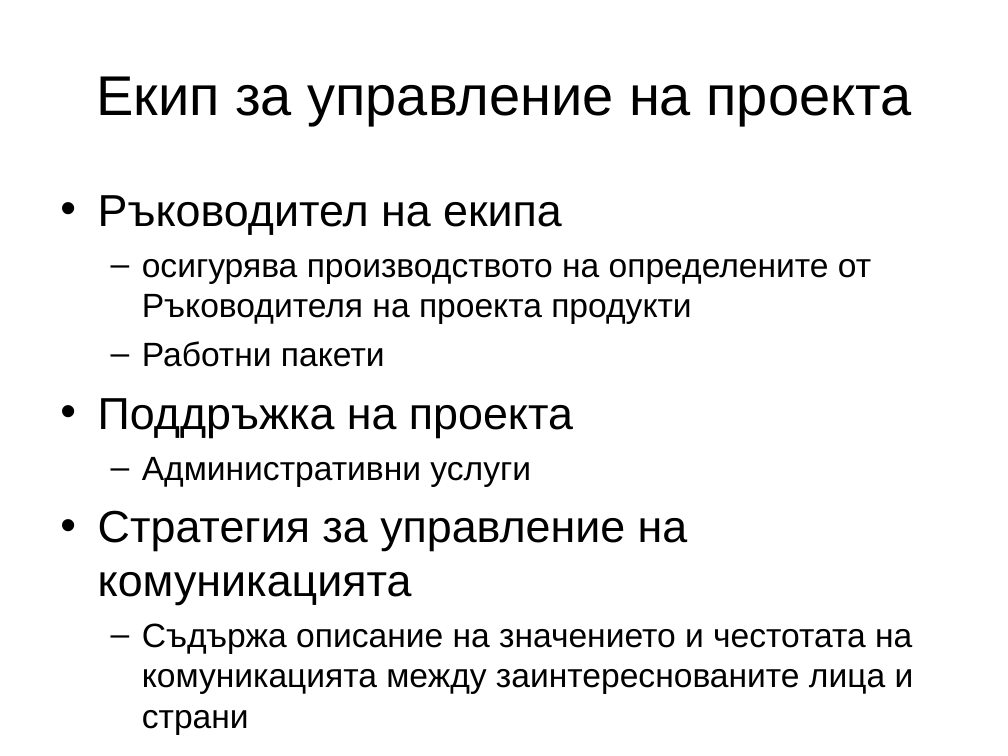
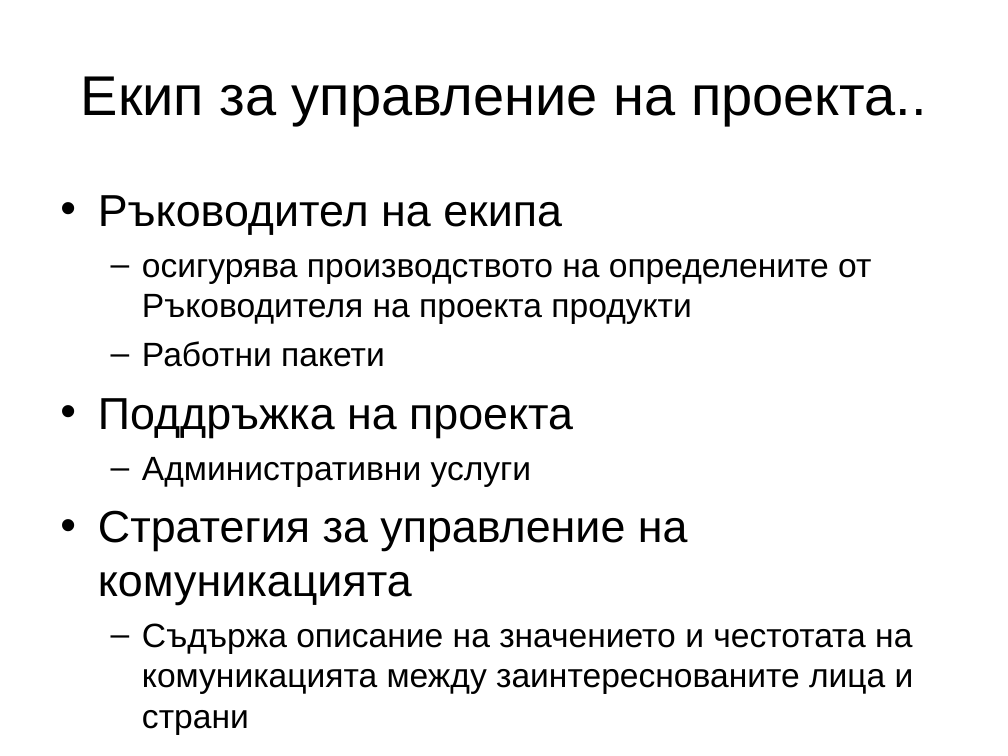
Before and after one commit to marvellouz/PM, a slide deck: slide 23 of prince2_v0.6bg.ppt (slide 22 before the commit). Drawn at 1008x756 pixels with LibreOffice and Linux fonts; fonts in the diff are those of the drawing. Boxes give left, top, right and bottom in pixels: in the first picture for what was removed or moved away, otherwise in the second. Text is boxed around its words. In the diff, an @@ line names an element or a change of style, - is before the commit and + after.

```diff
--- a/prince2_v0.6bg.ppt
+++ b/prince2_v0.6bg.ppt
@@ text at <box>81,76,927,125</box>: text changed @@
-Екип за управление на проекта
+Екип за управление на проекта..
```
Also in this commit, not shown: 47 other slides changed, 5 slides added, 1 other file.
